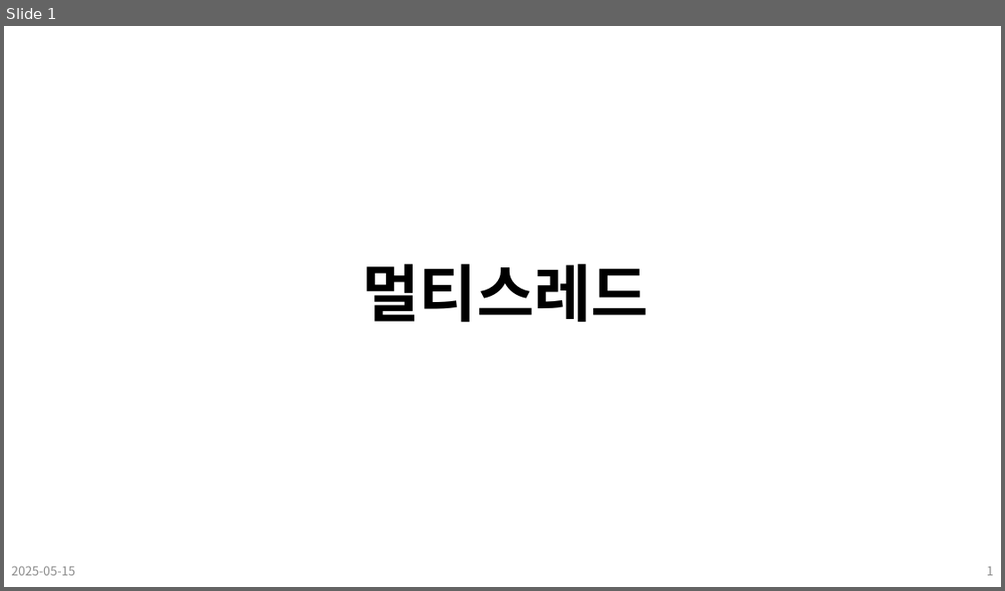
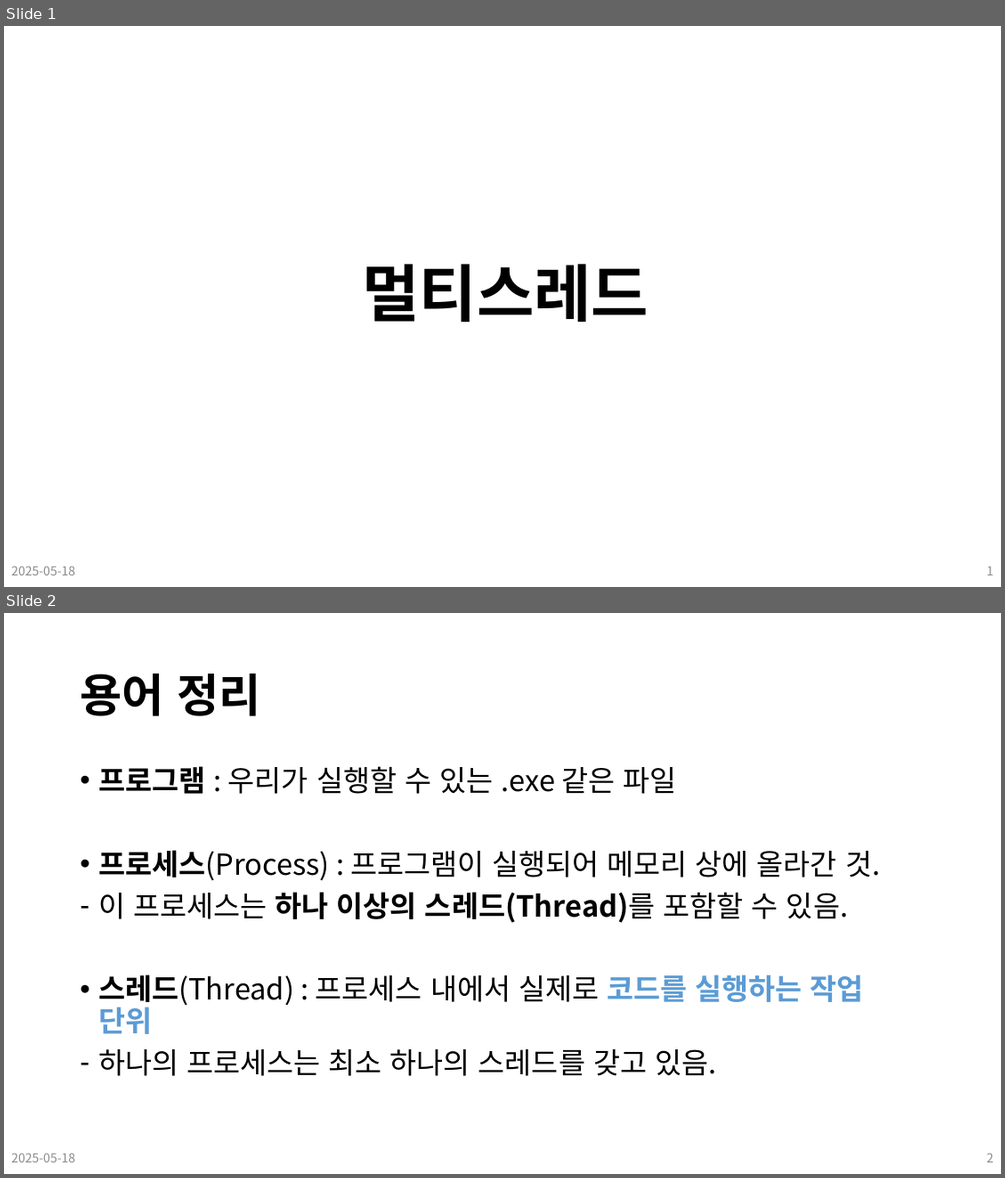
Before and after one commit to Leader-Lesson/KDT_SF_Short_5th, a slide deck: material/16_CSharp_심화문법 (멀티스레드).pptx. Shown one above the other, each under a label of ours: slide 1 before the commit, slides 1 and 2 after it. The pictures are 1005x591 and 1005x1178 pixels, drawn with LibreOffice and Linux fonts; fonts in the diff are those of the drawing; background and template pictures are left out. Boxes give left, top, right and bottom in pixels: in the first picture for what was removed or moved away, otherwise in the second. Text is boxed around its words. In the diff, an @@ line names an element or a change of style, - is before the commit and + after.

```diff
--- a/material/16_CSharp_심화문법 (멀티스레드).pptx
+++ b/material/16_CSharp_심화문법 (멀티스레드).pptx
@@ slide 2 added at <box>4,613,1001,1174</box>, background #FFFFFF @@
@@ title added at <box>80,674,260,716</box>, 44 pt, text #000000, bold @@
+용어 정리
@@ text added at <box>98,766,880,1076</box>, 28 pt, text #000000 @@
+• 프로그램 : 우리가 실행할 수 있는 .exe 같은 파일
+• 프로세스(Process) : 프로그램이 실행되어 메모리 상에 올라간 것.
+– 이 프로세스는 하나 이상의 스레드(Thread)를 포함할 수 있음.
+• 스레드(Thread) : 프로세스 내에서 실제로 코드를 실행하는 작업 단위
+– 하나의 프로세스는 최소 하나의 스레드를 갖고 있음.
@@ text added at <box>11,1152,75,1162</box>, 12 pt, text #8C8C8C @@
+2025-05-18
@@ page number added at <box>987,1152,994,1162</box>, 12 pt, text #8C8C8C @@
+2
@@ slide 1 changed as well @@
@@ text at <box>11,565,75,575</box>: text changed @@
-2025-05-15
+2025-05-18
```
Also in this commit, not shown: 23 other slides changed, 2 other slides added, 27 other files.
